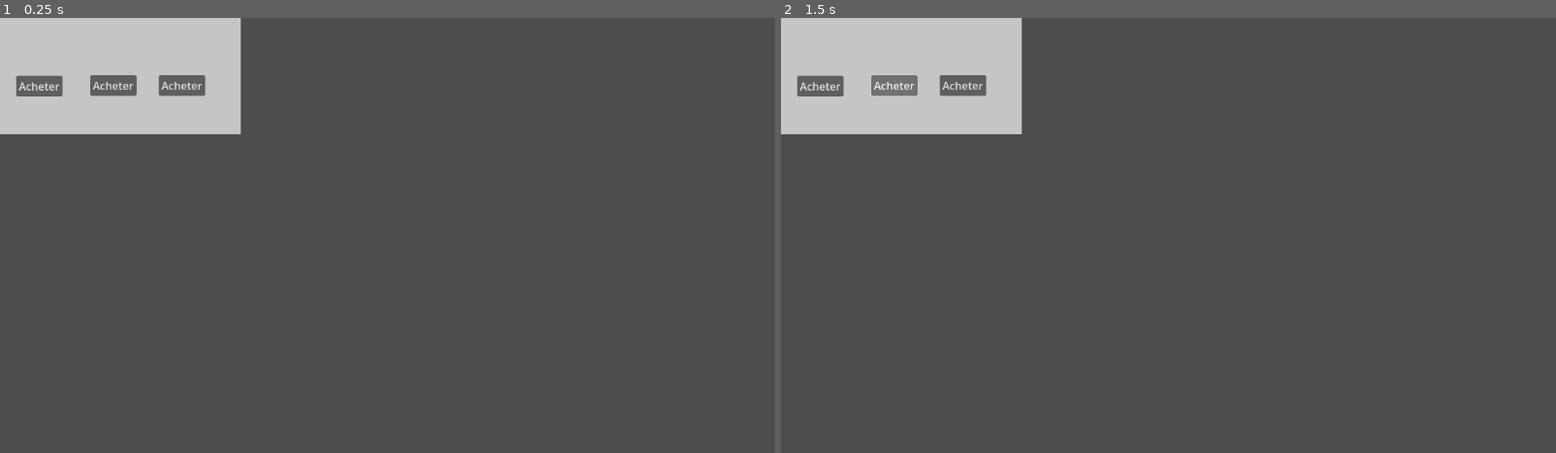
Above: before the commit, frames 1-2 (left to right).
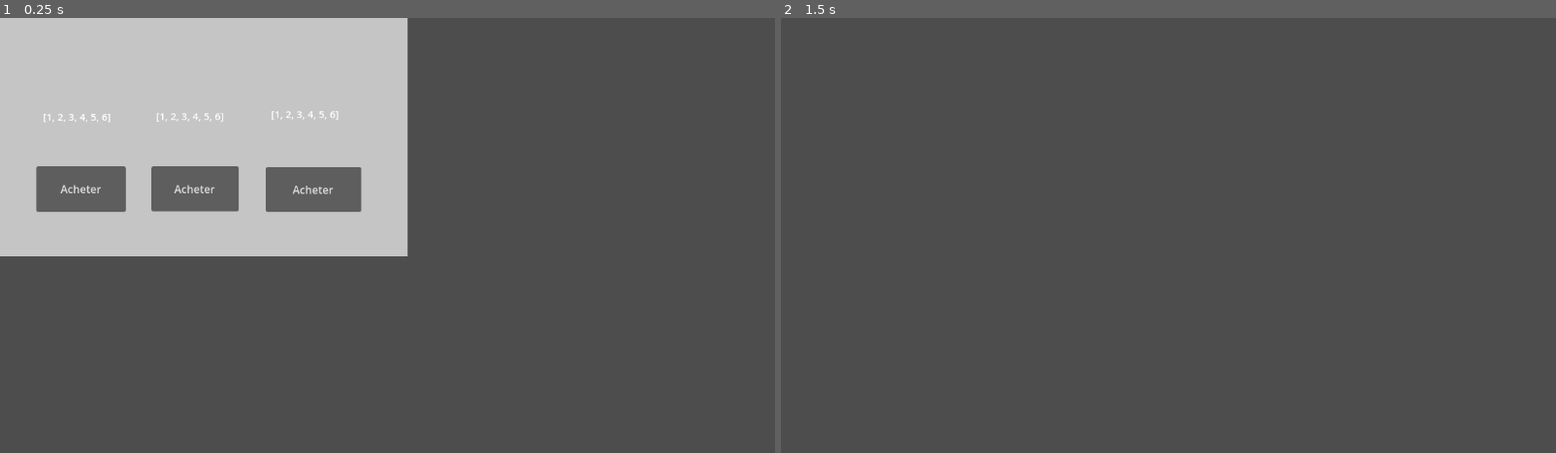
Above: after the commit, the same moments.

Repository: pbagnoud/trijam309
Game: Godot game, scene res://scenes/marchand.tscn
The game is run twice, just before and just after one commit, with the same random seed, the same clock (stepped at 60 frames per second) and the same inputs. This scene is started directly instead of the project's main scene.
Inputs (mouse positions are in pixels of both pictures, inside the frame that each line leads up to):
- Up to frame 1 (0.25 s): no input
- Up to frame 2 (1.5 s): click "Acheter" at 0.5 s; click (897, 87) at 1.25 s, where only the run before the commit has a clickable "Acheter"

The runs differ from the first frame. In frame 1, 18% of the frame differs, in the area x 0-53%, y 0-55%; in frame 2, 7.9%.

Commit message:
Ajouté choix des options

Diff:
--- /dev/null
+++ b/tri-jam-309/scenes/label_option_1.gd
@@ -0,0 +1,13 @@
+extends RichTextLabel
+
+@onready var parent = get_parent()
+
+# Called when the node enters the scene tree for the first time.
+func _ready() -> void:
+	print(parent.option3)
+	var label = parent.option3
+	text = str(label)
+
+# Called every frame. 'delta' is the elapsed time since the previous frame.
+func _process(delta: float) -> void:
+	pass
--- a/tri-jam-309/scenes/marchand.gd
+++ b/tri-jam-309/scenes/marchand.gd
@@ -2,11 +2,23 @@
 
 signal achat
 
-@onready var options_des = []
+var options_des = [[1,2,3,4,5,6], [1,1,1,2,2,2]]
 
+var option1 = [1,2,3,4,5,6]
+var option2 = [1,2,3,4,5,6]
+var option3 = [1,2,3,4,5,6]
+
+
+var rng = RandomNumberGenerator.new()
 # Called when the node enters the scene tree for the first time.
 func _ready() -> void:
-	pass # Replace with function body.
+	var rand_option1 = rng.randi_range(0, len(options_des)-1)
+	var rand_option2 = rng.randi_range(0, len(options_des)-1)
+	var rand_option3 = rng.randi_range(0, len(options_des)-1)
+	option1 = options_des[rand_option1]
+	option2 = options_des[rand_option2]
+	option3 = options_des[rand_option3]
+
 
 
 # Called every frame. 'delta' is the elapsed time since the previous frame.
@@ -15,12 +27,18 @@
 
 
 func _on_option_1_pressed() -> void:
-	print("option1")
+	print("acheté option1 :", option1 )
+	# Emettre le signal "achat" en transmettant aussi le contenu du dé acheté
+	visible = false
 
 
 func _on_option_2_pressed() -> void:
-	print("option2")
+	print("acheté option2 :", option2 )
+	# Emettre le signal "achat" en transmettant aussi le contenu du dé acheté
+	visible = false
 
 
 func _on_option_3_pressed() -> void:
-	print("option3")
+	print("acheté option3 :", option3)
+	# Emettre le signal "achat" en transmettant aussi le contenu du dé acheté
+	visible = false
--- a/tri-jam-309/scenes/marchand.tscn
+++ b/tri-jam-309/scenes/marchand.tscn
@@ -1,35 +1,36 @@
-[gd_scene load_steps=3 format=3 uid="uid://by65r22gn4b23"]
+[gd_scene load_steps=4 format=3 uid="uid://by65r22gn4b23"]
 
 [ext_resource type="Script" path="res://scenes/marchand.gd" id="1_2cj2q"]
 [ext_resource type="PackedScene" uid="uid://c1o4h8jt35t6o" path="res://scenes/dice.tscn" id="2_wkq1v"]
+[ext_resource type="Script" path="res://scenes/label_option_1.gd" id="3_l211g"]
 
 [node name="Marchand" type="Node2D"]
 script = ExtResource("1_2cj2q")
 
 [node name="ColorRect" type="ColorRect" parent="."]
-offset_right = 358.0
-offset_bottom = 173.0
+offset_right = 606.0
+offset_bottom = 355.0
 color = Color(0.77084, 0.770839, 0.770839, 1)
 
 [node name="Option1" type="Button" parent="."]
-offset_left = 236.0
-offset_top = 85.0
-offset_right = 305.0
-offset_bottom = 116.0
+offset_left = 54.0
+offset_top = 221.0
+offset_right = 187.0
+offset_bottom = 289.0
 text = "Acheter"
 
 [node name="Option2" type="Button" parent="."]
-offset_left = 134.0
-offset_top = 85.0
-offset_right = 203.0
-offset_bottom = 116.0
+offset_left = 225.0
+offset_top = 221.0
+offset_right = 355.0
+offset_bottom = 288.0
 text = "Acheter"
 
 [node name="Option3" type="Button" parent="."]
-offset_left = 24.0
-offset_top = 86.0
-offset_right = 93.0
-offset_bottom = 117.0
+offset_left = 395.0
+offset_top = 222.0
+offset_right = 537.0
+offset_bottom = 289.0
 text = "Acheter
 "
 
@@ -39,6 +40,30 @@
 
 [node name="Dice3" parent="." instance=ExtResource("2_wkq1v")]
 
+[node name="Label_Option1" type="RichTextLabel" parent="."]
+offset_left = 64.0
+offset_top = 136.0
+offset_right = 182.0
+offset_bottom = 199.0
+theme_override_font_sizes/normal_font_size = 15
+script = ExtResource("3_l211g")
+
+[node name="Label_Option2" type="RichTextLabel" parent="."]
+offset_left = 232.0
+offset_top = 135.0
+offset_right = 350.0
+offset_bottom = 198.0
+theme_override_font_sizes/normal_font_size = 15
+script = ExtResource("3_l211g")
+
+[node name="Label_Option3" type="RichTextLabel" parent="."]
+offset_left = 403.0
+offset_top = 132.0
+offset_right = 521.0
+offset_bottom = 195.0
+theme_override_font_sizes/normal_font_size = 15
+script = ExtResource("3_l211g")
+
 [connection signal="pressed" from="Option1" to="." method="_on_option_1_pressed"]
 [connection signal="pressed" from="Option2" to="." method="_on_option_2_pressed"]
 [connection signal="pressed" from="Option3" to="." method="_on_option_3_pressed"]
